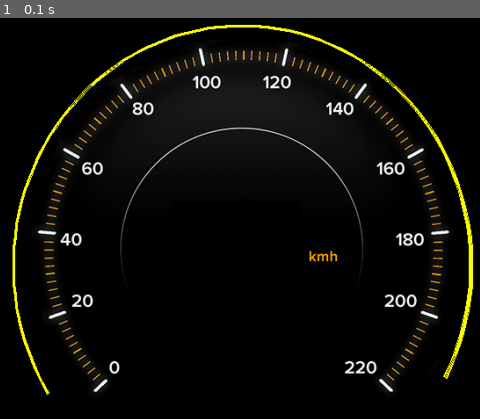
Above: before the commit, frame 1.
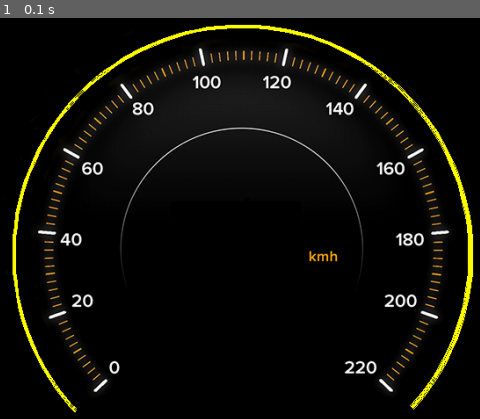
Above: after the commit, the same moment.

Repository: shiva-karthick/solar-car-dashboard
Game: pygame game, started from Using_pygame/Tests/speedometer/speedometer.py
Two runs of this game, one before a commit and one after it. Both use one fixed random seed, a clock stepped at 60 frames per second and the inputs below.
Inputs:
- Up to frame 1 (0.1 s): no input

The runs differ from the first frame. In frame 1, 2.8% of the frame differs, in the area x 2-99%, y 1-99%.

Commit message:
speedometer test 2 done successfully ! much better now 1km/h = 1.205 degrees

Diff:
--- a/Using_pygame/Tests/speedometer/speedometer.py
+++ b/Using_pygame/Tests/speedometer/speedometer.py
@@ -25,6 +25,7 @@
         self.clock = pygame.time.Clock()
         self.resolution = (1024, 600)
         self.screen = pygame.display.set_mode(self.resolution)
+        self.PI = math.pi
 
     def load_image(self):
         self.speedometer_image = pygame.image.load("speed.png")
@@ -32,11 +33,18 @@
 
     def draw_arc(self):
         # pygame.draw.arc()
+
+        # Good example arc below ->
+        # pygame.draw.arc(self.screen, Speedometer.YELLOW,
+        #                 (235, 75, 525, 525), math.radians(-42), math.radians(223), 4)
+
         # draw a partial section of an ellipse
         # arc(Surface, color, Rect, start_angle, stop_angle, width=1) -> Rect
-        """Draws an elliptical arc on the Surface. The rect argument is the area that the ellipse will fill. The two angle arguments are the initial and final angle in radians, with the zero on the right. The width argument is the thickness to draw the outer edge. """
+        """Draws an elliptical arc on the Surface. The rect argument is the area that the ellipse will fill. The two angle arguments are the initial and final angle in radians, with the zero on the right. The width argument is the thickness to draw the outer edge.
+
+        TAKE NOTE: <Worth mentioning> the initial angle must be less than the final angle; otherwise it will draw the full elipse."""
         pygame.draw.arc(self.screen, Speedometer.YELLOW,
-                        (235, 75, 525, 550), 5.80, 3.7, 3)
+                        (235, 75, 525, 525), math.radians(-42), math.radians(223), 4)
 
 
 if __name__ == "__main__":
Renamed: Design/assets/speedometer/final_use.png -> Design/assets/speedometer/3.png
Renamed: Using_pygame/Tests/speedometer/final_use_for_python - Copy.png -> Design/assets/speedometer/4.png
